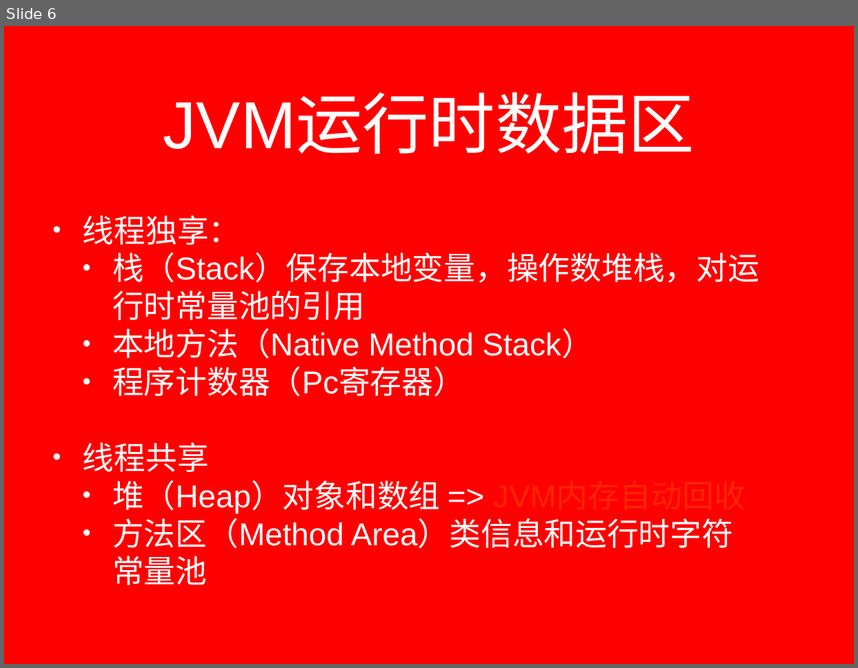
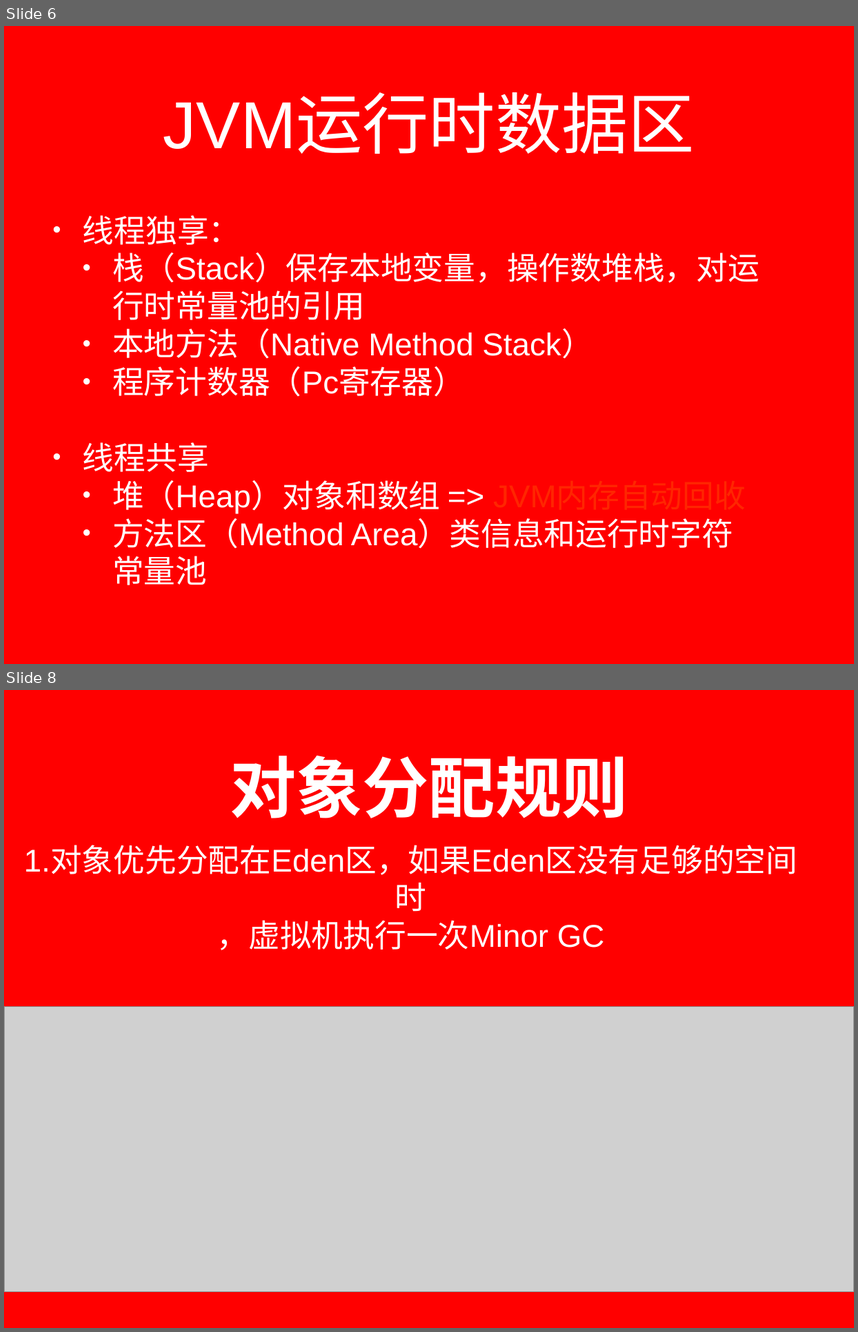
Before and after one commit to lxyangfan/lxyangfan, a slide deck: source/_drafts/jvm.pptx. Shown one above the other, each under a label of ours: slide 6 before the commit, slides 6 and 8 after it; the slides between them are not shown. The pictures are 858x668 and 858x1332 pixels, drawn with LibreOffice and Linux fonts; fonts in the diff are those of the drawing; grey boxes stand for pictures; background and template pictures are left out. Boxes give left, top, right and bottom in pixels: in the first picture for what was removed or moved away, otherwise in the second. Text is boxed around its words. In the diff, an @@ line names an element or a change of style, - is before the commit and + after.

```diff
--- a/source/_drafts/jvm.pptx
+++ b/source/_drafts/jvm.pptx
@@ slide 8 added at box(4, 690, 854, 1328), background picture (left out) @@
@@ title added at box(230, 756, 628, 818), 80 pt, text #FFFFFF, bold @@
+对象分配规则
@@ text added at box(24, 847, 797, 950), 38 pt, text #FFFFFF @@
+1.对象优先分配在Eden区，如果Eden区没有足够的空间时
+，虚拟机执行一次Minor GC
@@ picture added at box(4, 1006, 854, 1292) @@
```
Also in this commit, not shown: 4 other slides added.
